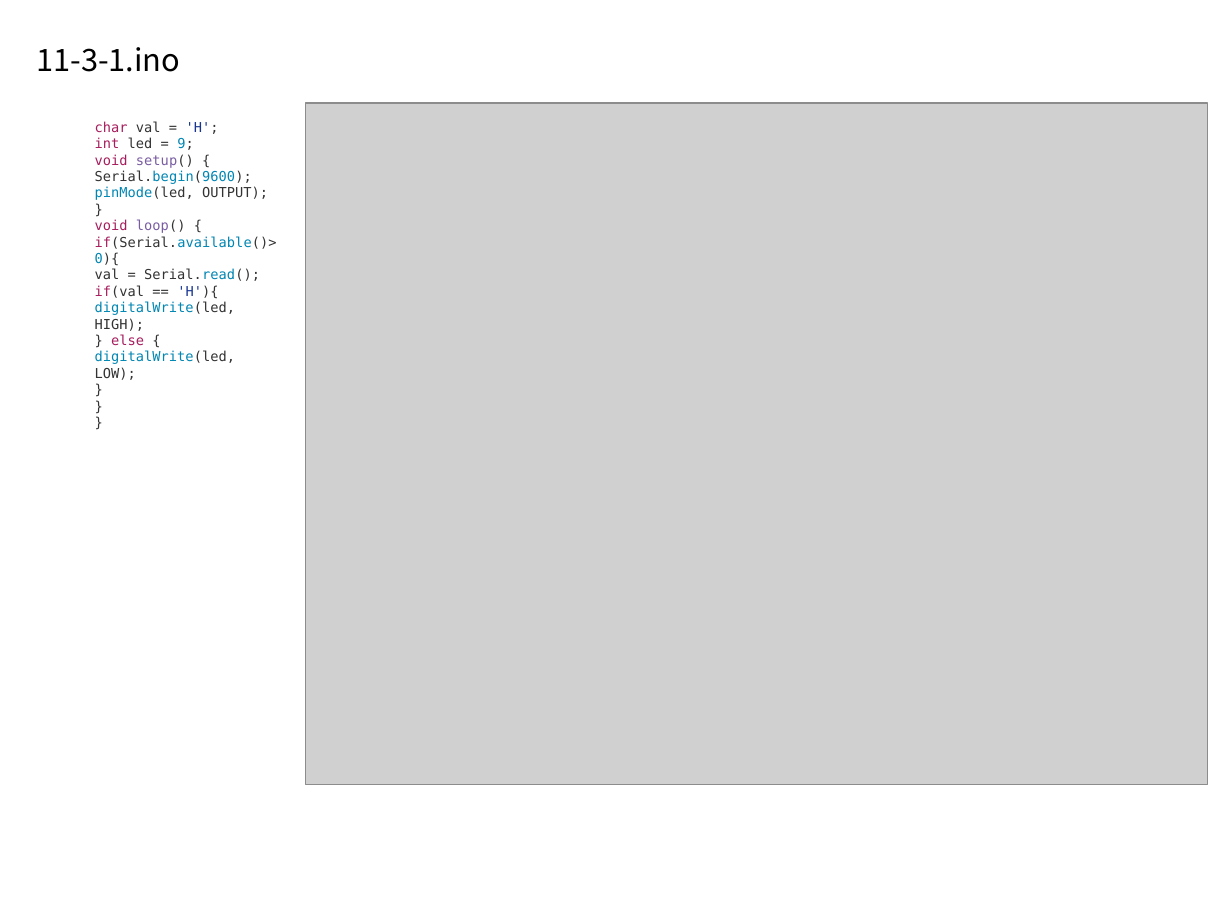
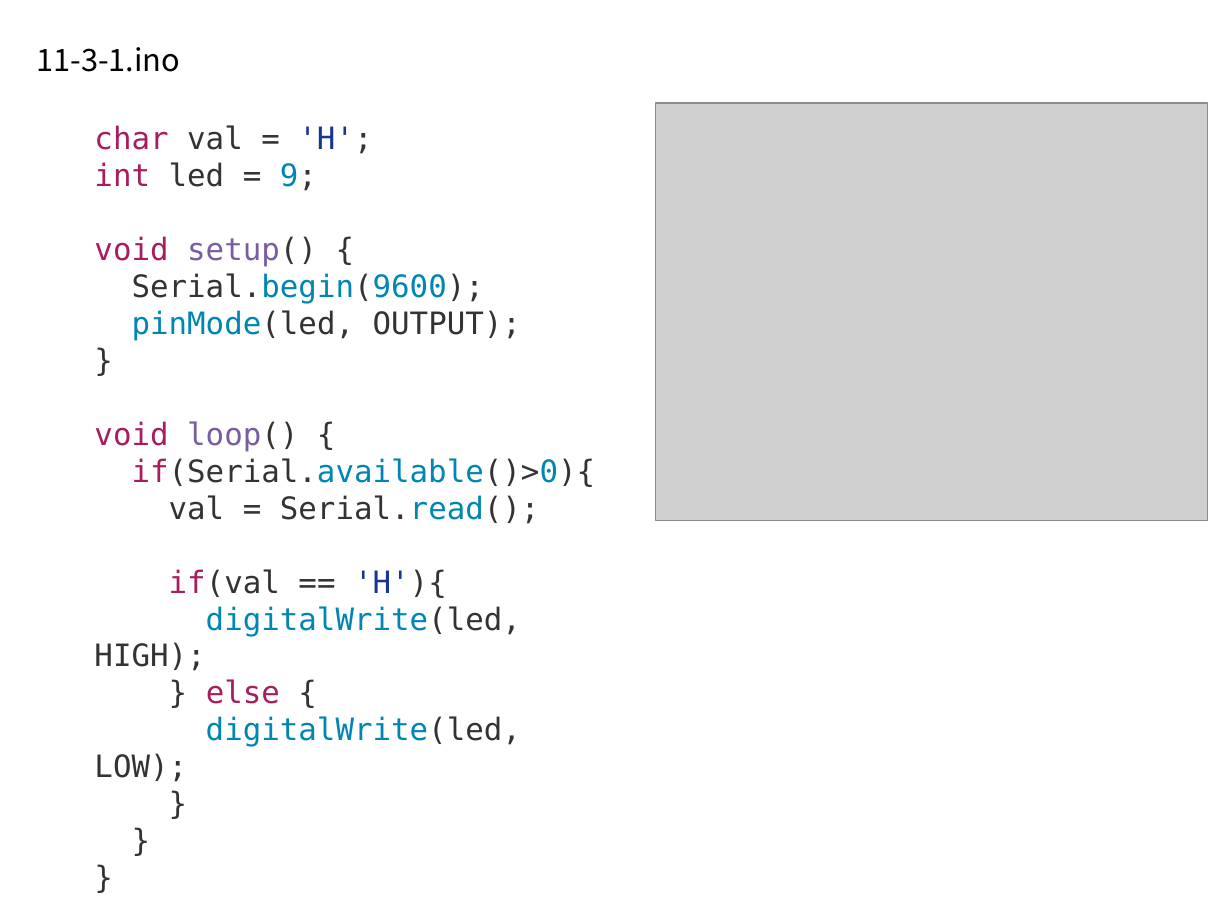
Before and after one commit to taesamja/summer_lec, a slide deck: slide 42 of 아두이노_초급연수.pptx (slide 40 before the commit). Drawn at 1232x924 pixels with LibreOffice and Linux fonts; fonts in the diff are those of the drawing; grey boxes stand for pictures. Boxes give left, top, right and bottom in pixels: in the first picture for what was removed or moved away, otherwise in the second. Text is boxed around its words. In the diff, an @@ line names an element or a change of style, - is before the commit and + after.

```diff
--- a/아두이노_초급연수.pptx
+++ b/아두이노_초급연수.pptx
@@ text "char val = 'H';" at (94,125,596,782): size 8 to 18 pt @@
@@ picture: place and size @@
-picture at (306,103,1207,785)
+picture at (655,103,1207,521)
```
Also in this commit, not shown: 28 other slides changed, 3 slides added.
